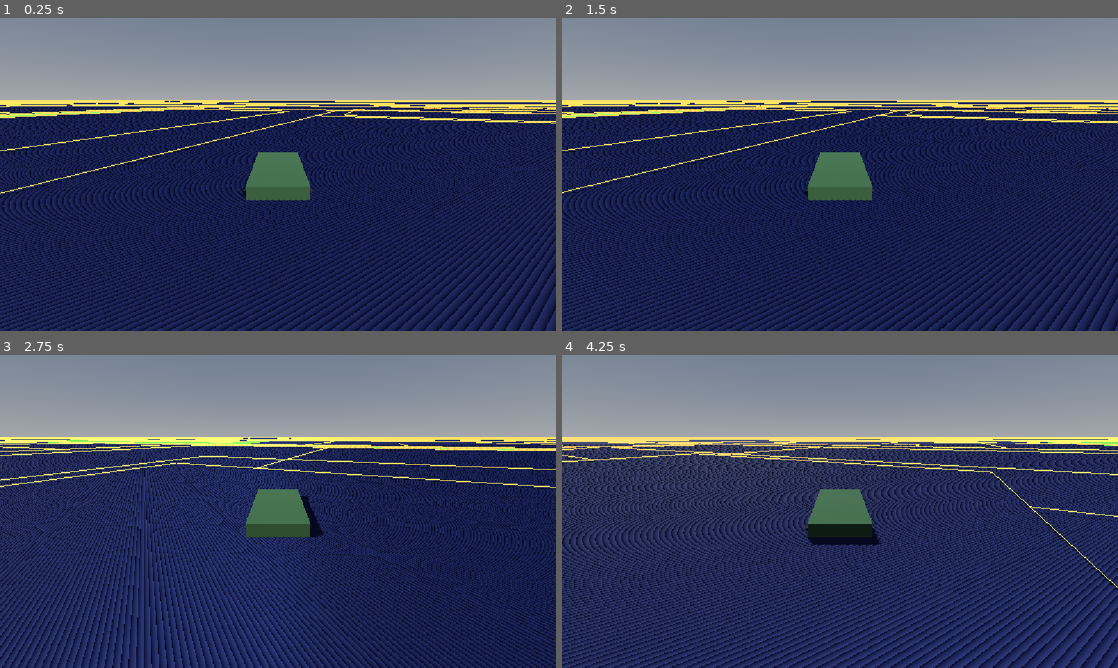
Above: before the commit, frames 1-4 (two rows, left to right).
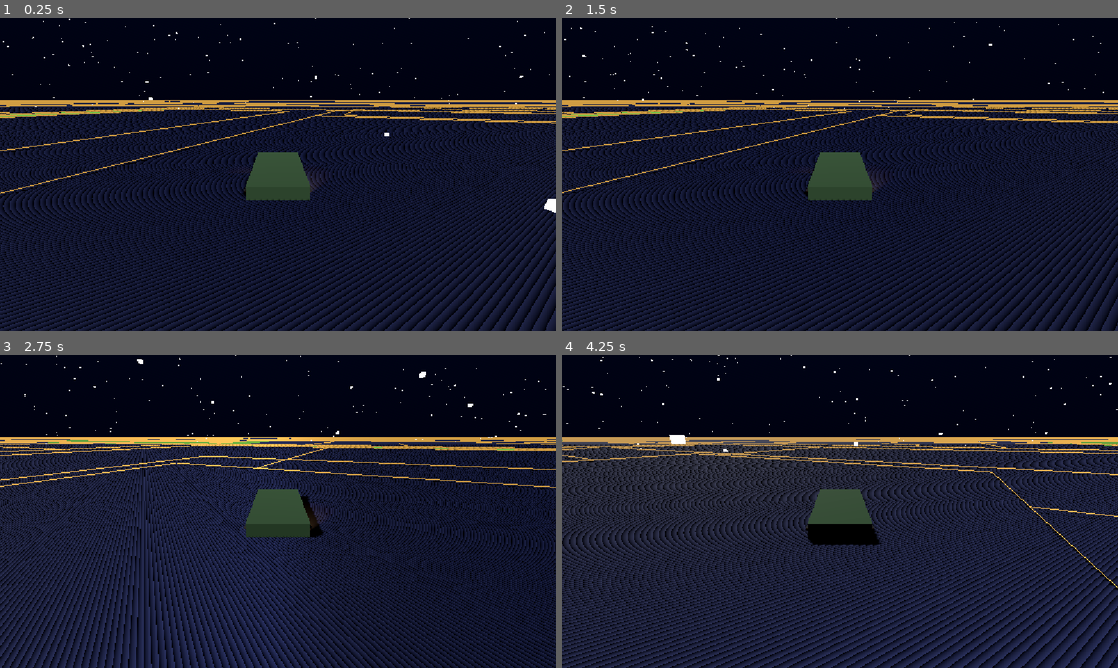
Above: after the commit, the same moments.

Repository: Cryptosega/tikhie-vody
Game: Godot game, scene res://scenes/world/main.tscn
Same seed, same stepped clock (60 frames per second), same inputs: the game is played once before the commit and once after it.
Inputs:
- Up to frame 1 (0.25 s): no input
- Up to frame 2 (1.5 s): hold Right (ui_right) 0.53-1.28 s; tap Space (ui_select) at 0.77 s; hold Down (ui_down) from 1.28 s (still down)
- Up to frame 3 (2.75 s): tap Space (ui_select) at 1.52 s; release Down (ui_down) at 2.03 s; hold Right (ui_right) from 2.03 s (still down)
- Up to frame 4 (4.25 s): release Right (ui_right) at 2.78 s; hold Up (ui_up) 2.78-3.53 s; tap Space (ui_select) at 3.02, 3.77 s; hold Left (ui_left) from 3.53 s (still down)

The runs differ from the first frame. In frame 1, 100% of the frame differs, in the area x 0-100%, y 0-100%; in frame 2, 100%; in frame 3, 99%; in frame 4, 100%.

Commit message:
Фаза 3: снег из кубиков, карта Дедовска, Нива с управлением

Diff:
--- a/scenes/world/main.tscn
+++ b/scenes/world/main.tscn
@@ -1,9 +1,14 @@
 [gd_scene format=3 uid="uid://1bn35hhwjcj0"]
 
 [ext_resource type="Script" uid="uid://cxmh8j8ux2nj1" path="res://scripts/map_importer.gd" id="1_0wkb6"]
+[ext_resource type="Script" uid="uid://dg2cxq13bya43" path="res://scripts/snow_system.gd" id="1_mli2r"]
 [ext_resource type="Script" uid="uid://cf6andyhndnr6" path="res://scenes/world/niva.gd" id="2_mli2r"]
 
 [sub_resource type="ProceduralSkyMaterial" id="ProceduralSkyMaterial_0wkb6"]
+sky_top_color = Color(0.039215688, 0.05490196, 0.15294118, 1)
+sky_horizon_color = Color(0.019607844, 0.03137255, 0.078431375, 1)
+sky_curve = 0.8
+ground_bottom_color = Color(0, 0, 0, 1)
 
 [sub_resource type="Sky" id="Sky_dygme"]
 sky_material = SubResource("ProceduralSkyMaterial_0wkb6")
@@ -11,6 +16,8 @@
 [sub_resource type="Environment" id="Environment_of51h"]
 background_mode = 2
 sky = SubResource("Sky_dygme")
+ambient_light_color = Color(0.101960786, 0.101960786, 0.22745098, 1)
+ambient_light_energy = 0.3
 
 [sub_resource type="StandardMaterial3D" id="StandardMaterial3D_ojny8"]
 albedo_color = Color(0.3647059, 0.6313726, 0.1882353, 1)
@@ -95,6 +102,19 @@
 [node name="Body" type="MeshInstance3D" parent="Niva" unique_id=1936660364]
 mesh = SubResource("BoxMesh_of51h")
 
+[node name="Headlight_L" type="SpotLight3D" parent="Niva/Body" unique_id=930931655]
+transform = Transform3D(1, 0, 0, 0, 0.9659258, 0.25881904, 0, -0.25881904, 0.9659258, -0.7, 0, 2.2)
+light_color = Color(1, 0.6666667, 0.26666668, 1)
+light_energy = 3.0
+shadow_enabled = true
+spot_attenuation = 2.0
+
+[node name="Headlight_R" type="SpotLight3D" parent="Niva/Body" unique_id=1211973914]
+transform = Transform3D(1, 0, 0, 0, 0.9659258, 0.25881904, 0, -0.25881904, 0.9659258, 0.7, 0, 2.2)
+light_color = Color(1, 0.6666667, 0.26666668, 1)
+light_energy = 3.0
+spot_attenuation = 2.0
+
 [node name="Wheel_FL" type="MeshInstance3D" parent="Niva" unique_id=125822844]
 transform = Transform3D(1, 0, 0, 0, -4.371139e-08, -1, 0, 1, -4.371139e-08, -1, -0.3, 1.5)
 mesh = SubResource("CylinderMesh_of51h")
@@ -121,3 +141,6 @@
 [node name="Camera3D" type="Camera3D" parent="Niva/CameraArm" unique_id=562039877]
 transform = Transform3D(1, 0, 0, 0, 0.9396926, 0.34202012, 0, -0.34202012, 0.9396926, 0, 1.5, 0)
 current = true
+
+[node name="SnowHolder" type="Node3D" parent="." unique_id=1886656379]
+script = ExtResource("1_mli2r")
--- /dev/null
+++ b/scripts/snow_system.gd
@@ -0,0 +1,70 @@
+extends Node3D
+
+## Скрипт создаёт снег из множества маленьких кубиков
+
+const SNOW_COUNT := 1000   # количество снежинок (увеличил)
+const SNOW_SIZE := 0.25    # размер каждой снежинки (метров)
+const AREA_SIZE := 250.0   # размер области
+const FALL_SPEED := 6.0    # скорость падения (м/с)
+const MIN_HEIGHT := 0.0    # минимальная высота (земля)
+const MAX_HEIGHT := 60.0   # максимальная высота
+
+var snowflakes: Array = []
+var snowflake_positions: Array = []
+
+
+func _ready() -> void:
+	print("❄️ Создаю снег из кубиков...")
+	create_snow_cubes()
+
+
+func create_snow_cubes() -> void:
+	# Создаём материал для снега (белый, не зависит от света, БЕЗ ТЕНЕЙ)
+	var material := StandardMaterial3D.new()
+	material.albedo_color = Color(1, 1, 1, 1.0)  # белый
+	material.shading_mode = BaseMaterial3D.SHADING_MODE_UNSHADED
+
+	# Создаём геометрию (маленький кубик)
+	var box_mesh := BoxMesh.new()
+	box_mesh.size = Vector3(SNOW_SIZE, SNOW_SIZE, SNOW_SIZE)
+
+	# Создаём снежинки
+	for i in range(SNOW_COUNT):
+		var snowflake := MeshInstance3D.new()
+		snowflake.mesh = box_mesh
+		snowflake.material_override = material
+
+		# ВАЖНО: отключаем тени!
+		snowflake.cast_shadow = GeometryInstance3D.SHADOW_CASTING_SETTING_OFF
+
+		# Случайная позиция в области
+		var x := randf_range(-AREA_SIZE / 2, AREA_SIZE / 2)
+		var y := randf_range(MIN_HEIGHT, MAX_HEIGHT)
+		var z := randf_range(-AREA_SIZE / 2, AREA_SIZE / 2)
+
+		snowflake.position = Vector3(x, y, z)
+		add_child(snowflake)
+
+		snowflakes.append(snowflake)
+		snowflake_positions.append(Vector3(x, y, z))
+
+	print("✅ Снег создан! Количество снежинок: ", SNOW_COUNT)
+
+
+func _process(delta: float) -> void:
+	# Двигаем каждую снежинку вниз
+	for i in range(snowflakes.size()):
+		var snowflake: MeshInstance3D = snowflakes[i]
+		var pos: Vector3 = snowflake_positions[i]
+
+		# Двигаем вниз
+		pos.y -= FALL_SPEED * delta
+
+		# Если достигла земли — возвращаем наверх
+		if pos.y < MIN_HEIGHT:
+			pos.y = MAX_HEIGHT
+			pos.x = randf_range(-AREA_SIZE / 2, AREA_SIZE / 2)
+			pos.z = randf_range(-AREA_SIZE / 2, AREA_SIZE / 2)
+
+		snowflake.position = pos
+		snowflake_positions[i] = pos
Not shown, added: scripts/snow_system.gd.uid
